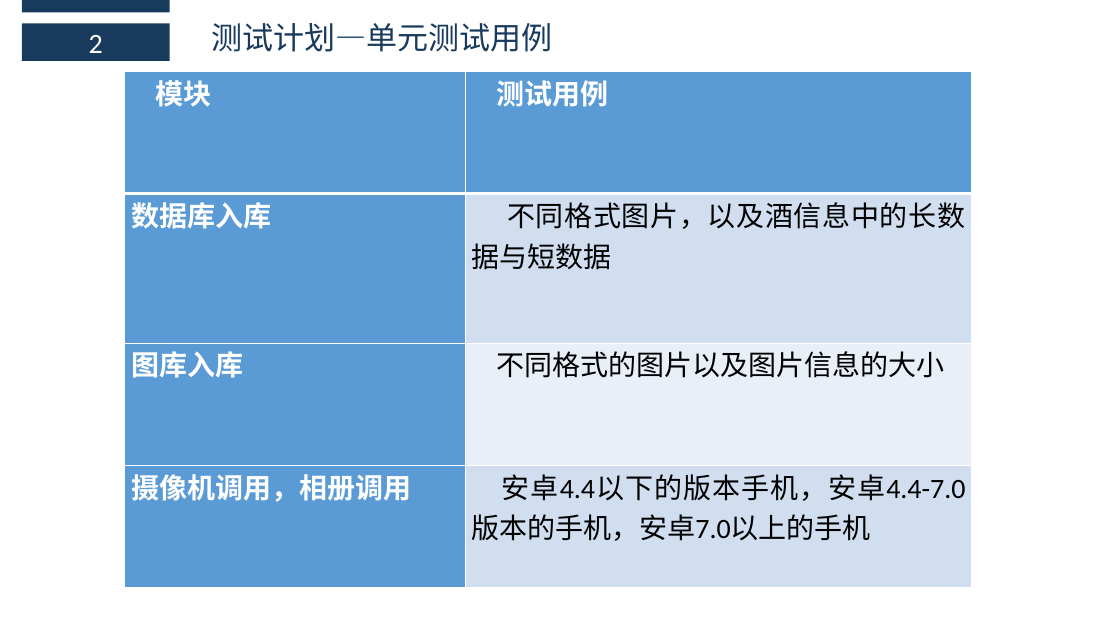
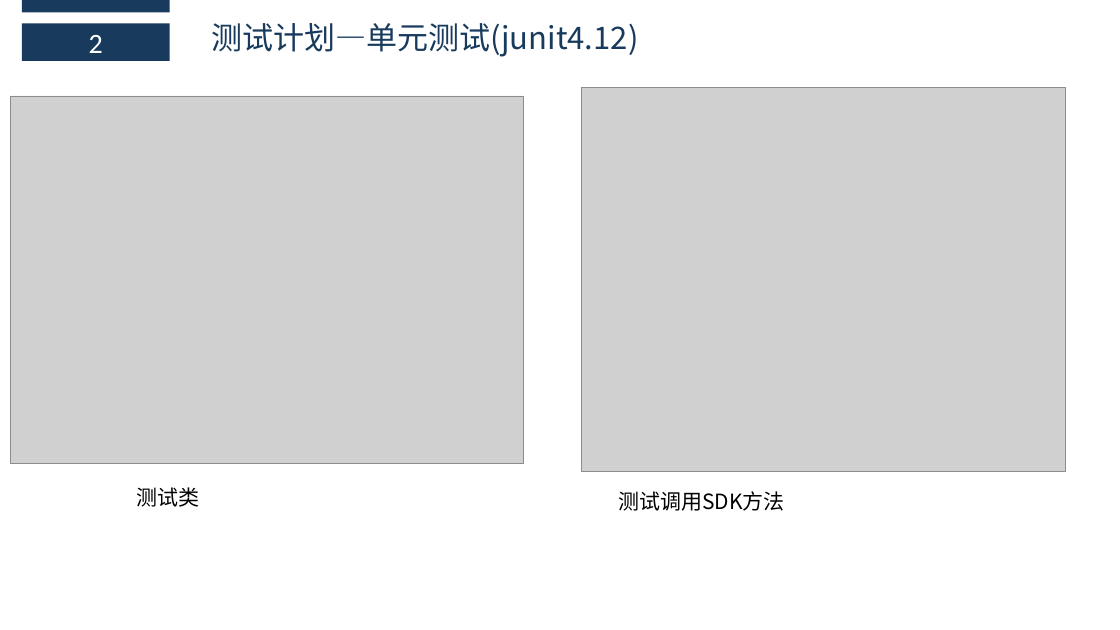
Before and after one commit to boboHh/Wine-APP, a slide deck: slide 8 of SE2018春-G17-实现阶段PPT.pptx. Drawn at 1120x630 pixels with LibreOffice and Linux fonts; fonts in the diff are those of the drawing; grey boxes stand for pictures. Boxes give left, top, right and bottom in pixels: in the first picture for what was removed or moved away, otherwise in the second. Text is boxed around its words. In the diff, an @@ line names an element or a change of style, - is before the commit and + after.

```diff
--- a/SE2018春-G17-实现阶段PPT.pptx
+++ b/SE2018春-G17-实现阶段PPT.pptx
@@ text at (211, 23, 638, 57): text changed @@
-测试计划—单元测试用例
+测试计划—单元测试(junit4.12)
@@ table removed at (125, 71, 972, 588), 4 rows, 2 columns @@
-模块 | 测试用例
-数据库入库 | 不同格式图片，以及酒信息中的长数据与短数据
-图库入库 | 不同格式的图片以及图片信息的大小
-摄像机调用，相册调用 | 安卓4.4以下的版本手机，安卓4.4-7.0版本的手机，安卓7.0以上的手机
@@ picture added at (582, 87, 1066, 471) @@
@@ picture added at (10, 96, 523, 464) @@
@@ text added at (137, 487, 200, 507), 18 pt, text #000000 @@
+测试类
@@ text added at (618, 491, 785, 511), 18 pt, text #000000 @@
+测试调用SDK方法
```
Also in this commit, not shown: 1 other slide changed, 3 slides added, 1 slide removed.
